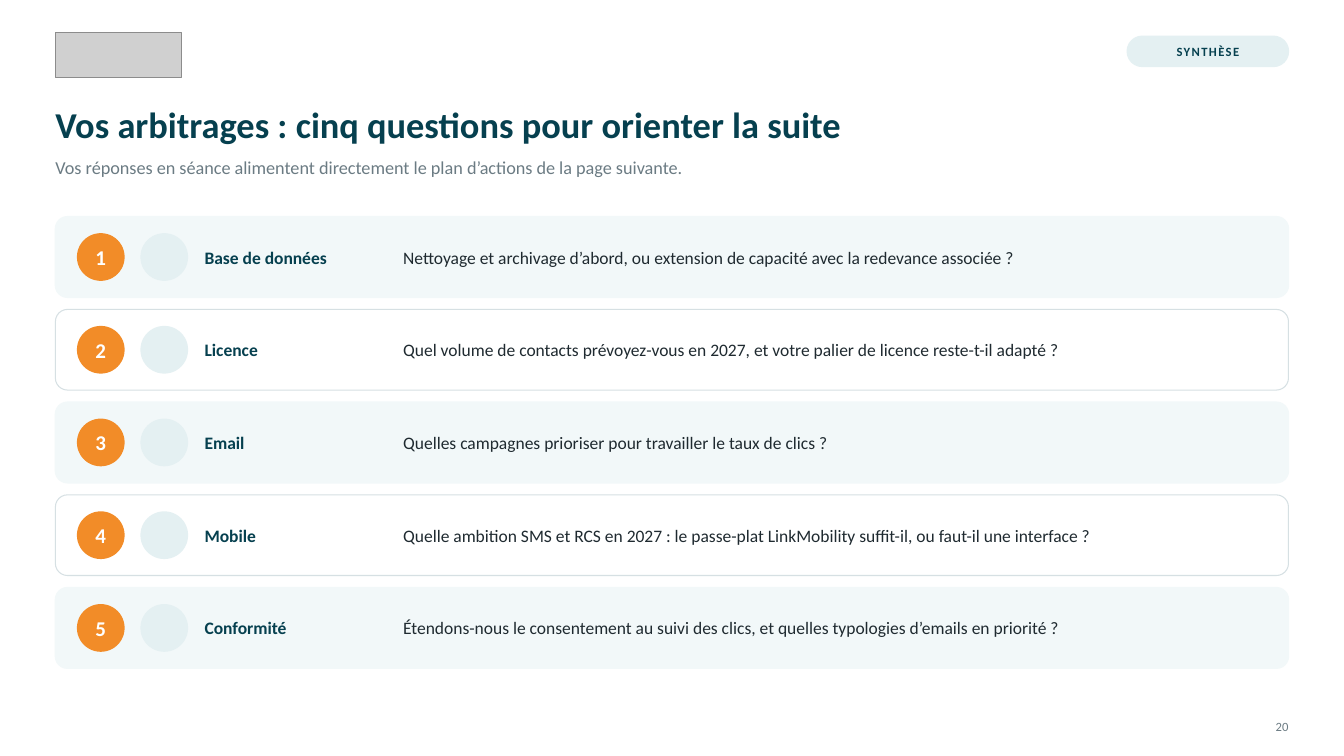
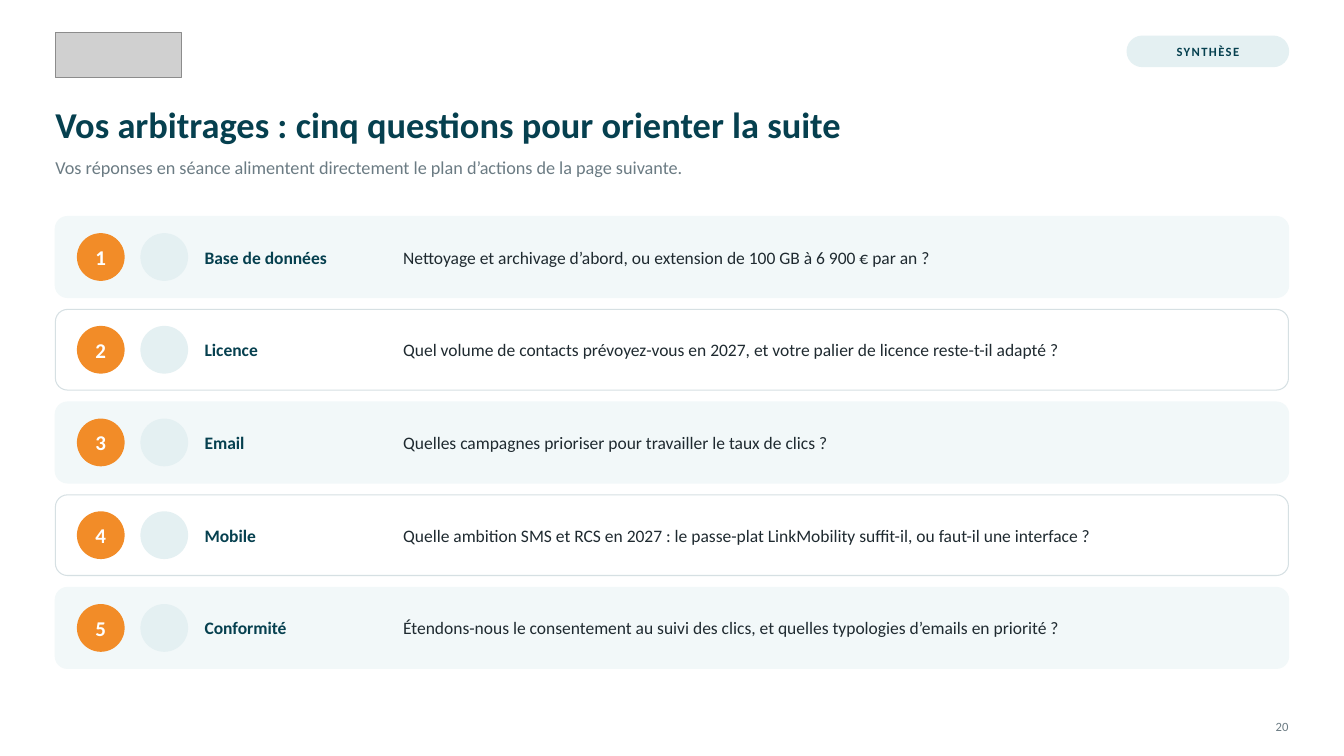
Before and after one commit to UPASCO/IqraQuest, a slide deck: slide 20 of presentations/COPIL_Viasante_2026-09-14/COPIL_Selligent_Mutuelle_Viasante_14092026_v5.pptx. Drawn at 1344x756 pixels with LibreOffice and Linux fonts; fonts in the diff are those of the drawing; grey boxes stand for pictures; background and template pictures are left out. Boxes give left, top, right and bottom in pixels: in the first picture for what was removed or moved away, otherwise in the second. Text is boxed around its words. In the diff, an @@ line names an element or a change of style, - is before the commit and + after.

```diff
--- a/presentations/COPIL_Viasante_2026-09-14/COPIL_Selligent_Mutuelle_Viasante_14092026_v5.pptx
+++ b/presentations/COPIL_Viasante_2026-09-14/COPIL_Selligent_Mutuelle_Viasante_14092026_v5.pptx
@@ text at [403, 252, 918, 267]: text changed @@
-Nettoyage et archivage d’abord, ou extension de capacité avec la redevance associée ?
+Nettoyage et archivage d’abord, ou extension de 100 GB à 6 900 € par an ?
```
Also in this commit, not shown: 11 other slides changed, 3 other files.
